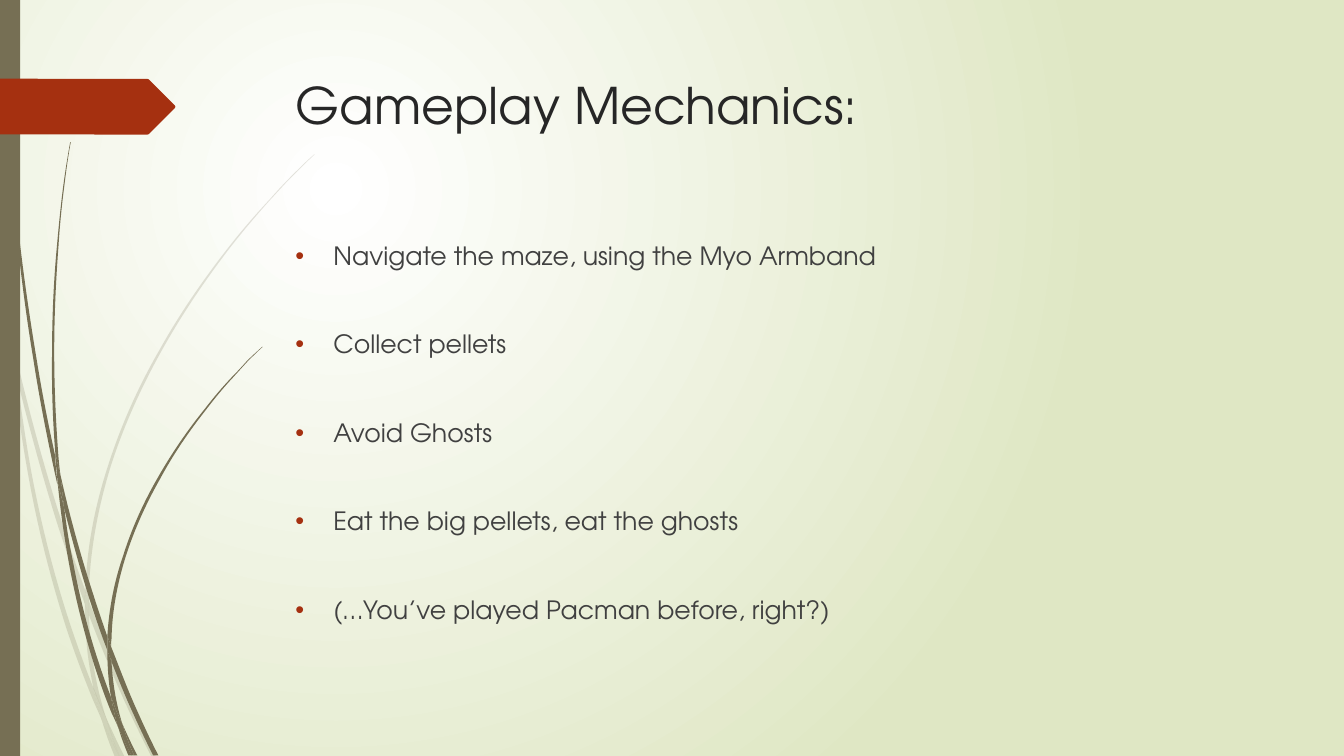
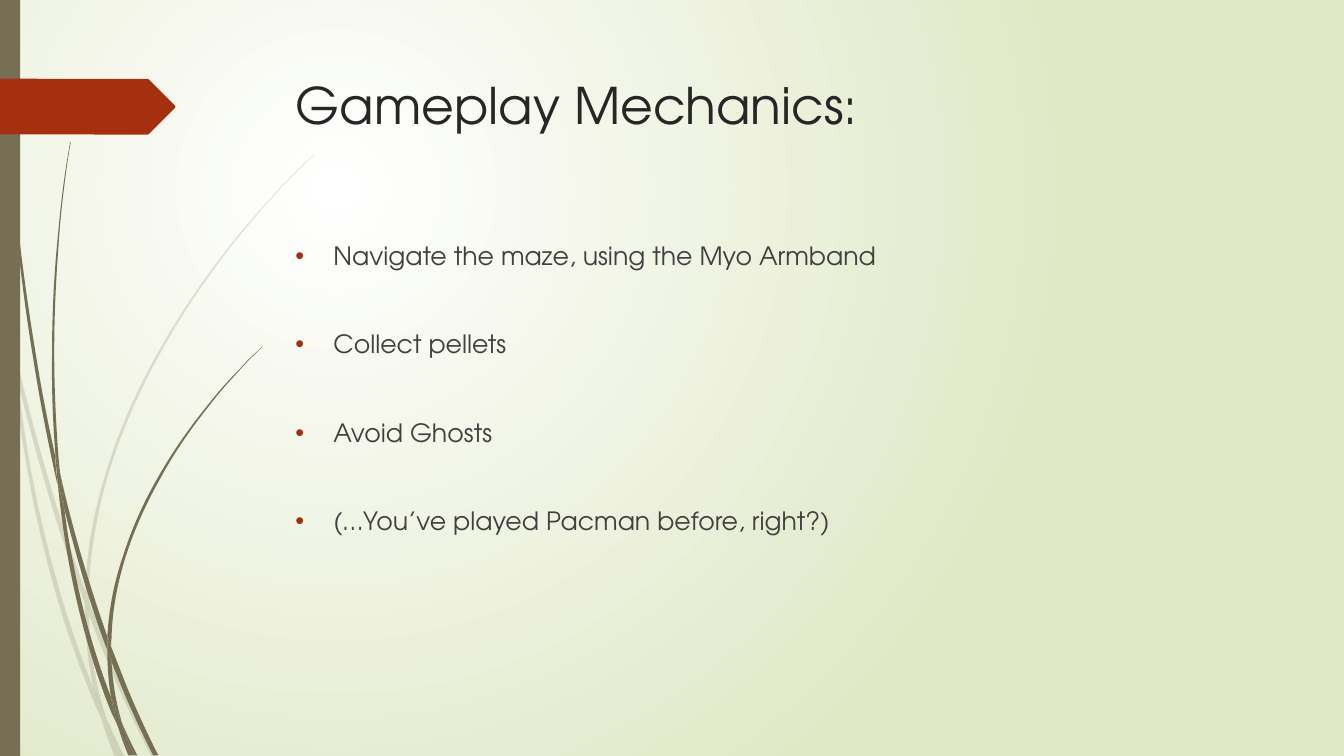
Before and after one commit to JKinsella1991/GestureBasedURI, a slide deck: slide 3 of GesturePresentation.pptx. Drawn at 1344x756 pixels with LibreOffice and Linux fonts; fonts in the diff are those of the drawing. Boxes give left, top, right and bottom in pixels: in the first picture for what was removed or moved away, otherwise in the second. Text is boxed around its words. In the diff, an @@ line names an element or a change of style, - is before the commit and + after.

```diff
--- a/GesturePresentation.pptx
+++ b/GesturePresentation.pptx
@@ text at (x1=333, y1=511, x2=738, y2=536): paragraph removed @@
-• Eat the big pellets, eat the ghosts
```
Also in this commit, not shown: 5 other slides changed, 3 slides added.
